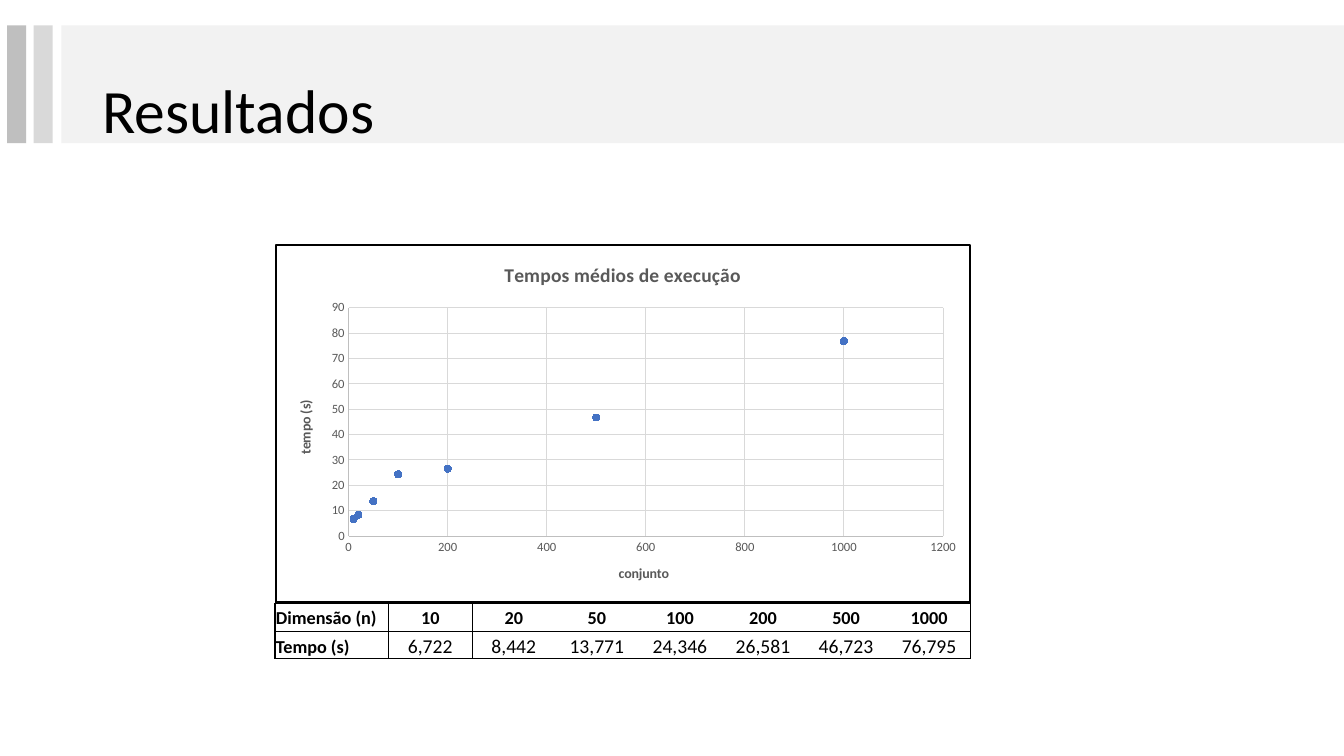
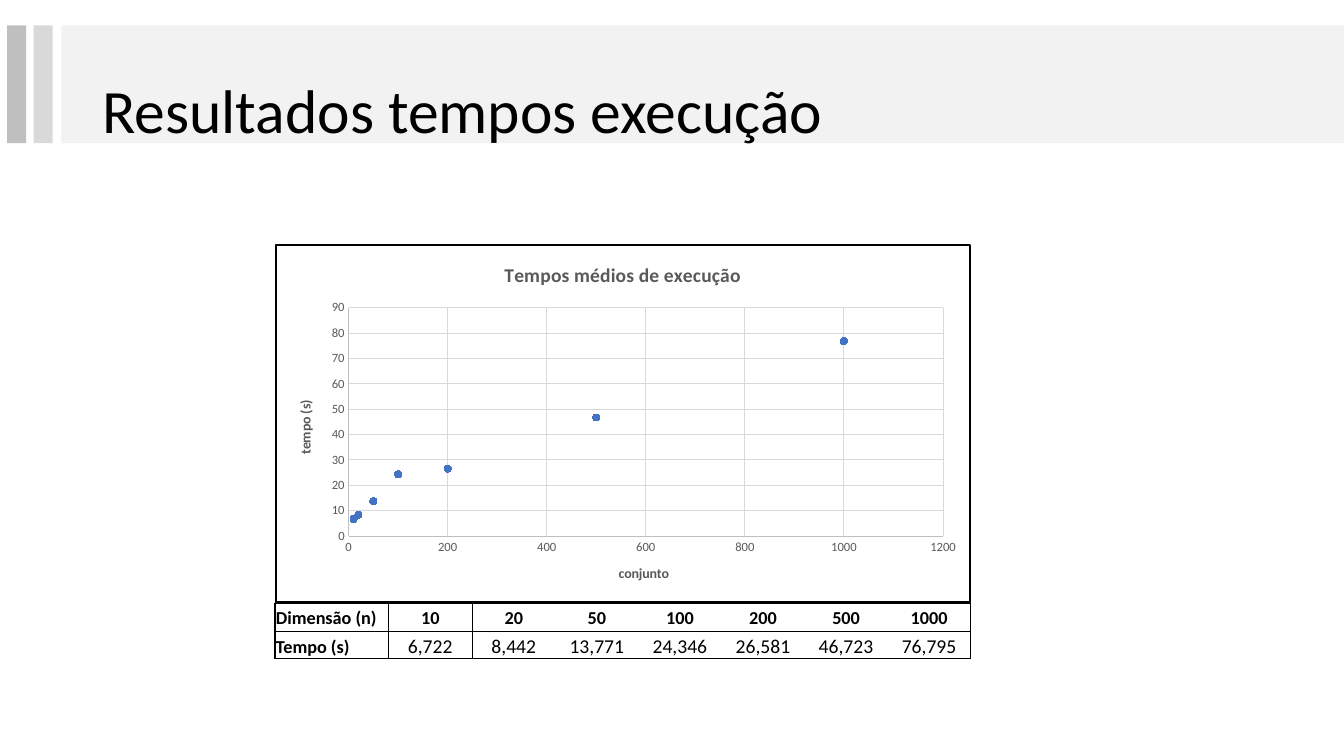
Before and after one commit to lpbiasoto/metaheuristicas, a slide deck: slide 25 of Apresentacao 3/ApresentacaoGA.pptx (slide 26 before the commit). Drawn at 1344x756 pixels with LibreOffice and Linux fonts; fonts in the diff are those of the drawing. Boxes give left, top, right and bottom in pixels: in the first picture for what was removed or moved away, otherwise in the second. Text is boxed around its words. In the diff, an @@ line names an element or a change of style, - is before the commit and + after.

```diff
--- a/Apresentacao 3/ApresentacaoGA.pptx
+++ b/Apresentacao 3/ApresentacaoGA.pptx
@@ title at (x1=102, y1=90, x2=822, y2=144): text changed @@
-Resultados
+Resultados tempos execução
```
Also in this commit, not shown: 2 other slides changed, 2 slides added, 2 slides removed.
